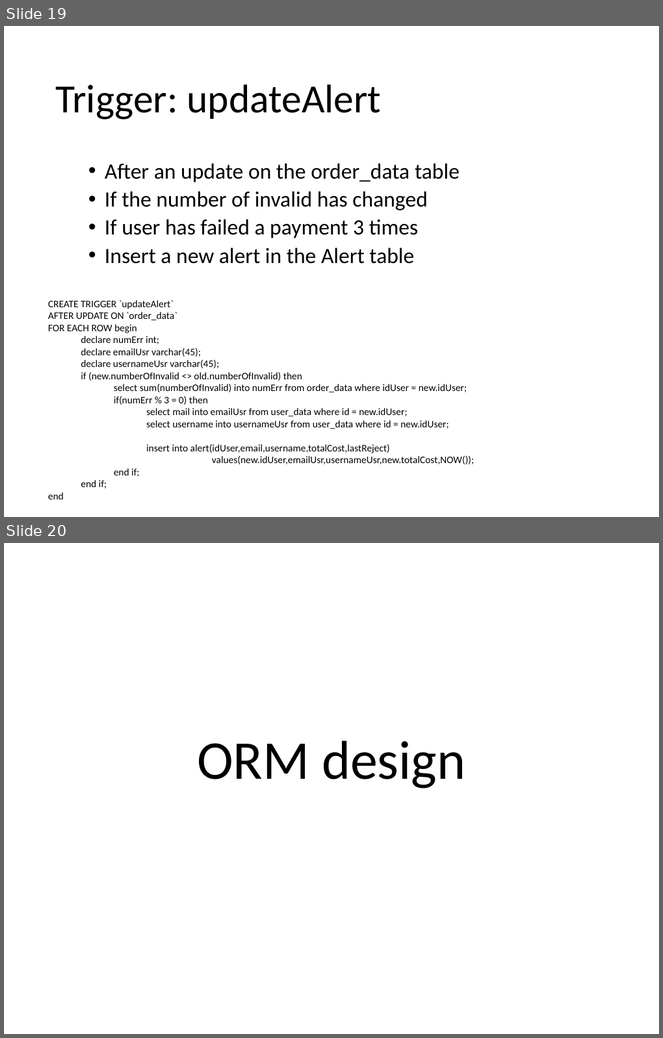
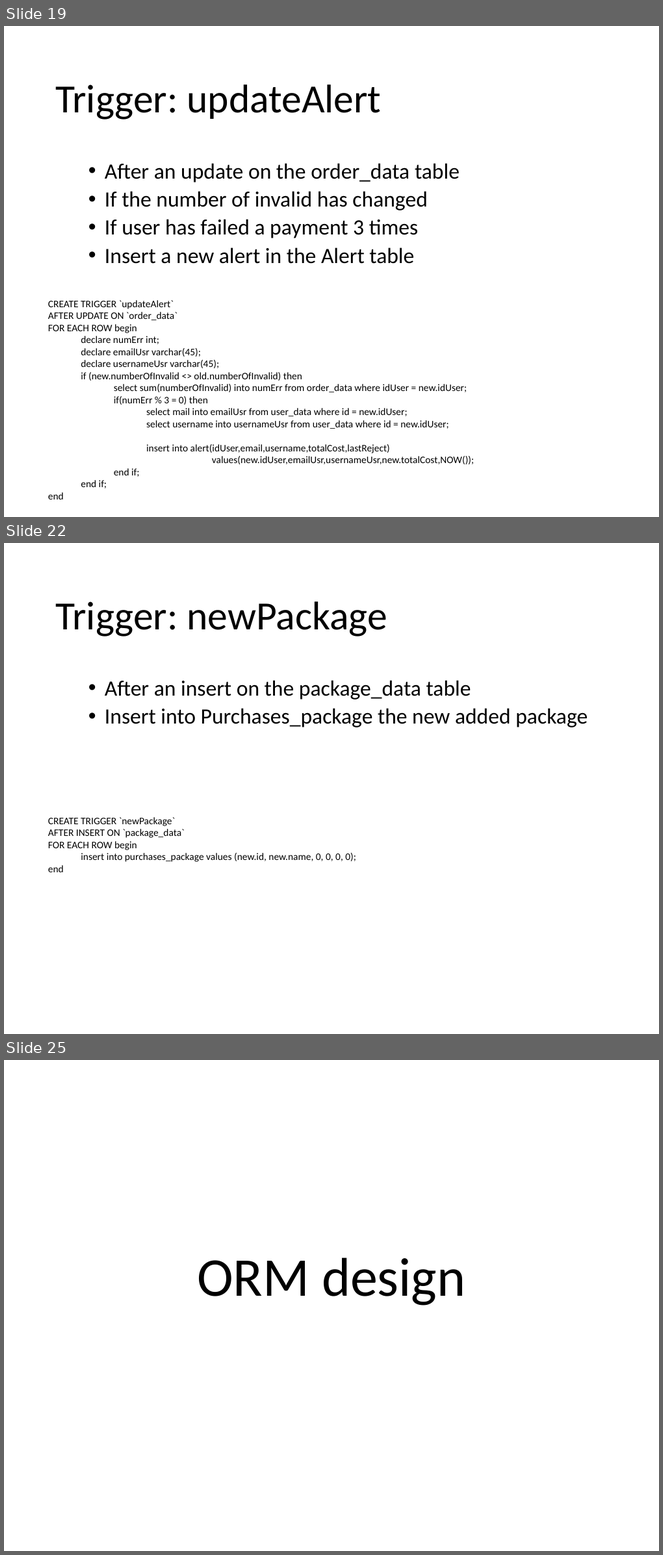
Before and after one commit to CanaliDavide/ProjectBD2-CanaliCordioli, a slide deck: TemplateProjectDocumentation.pptx. Shown one above the other, each under a label of ours: slides 19 and 20 before the commit, slides 19, 22 and 25 after it; the slides between them are not shown. The pictures are 663x1038 and 663x1555 pixels, drawn with LibreOffice and Linux fonts; fonts in the diff are those of the drawing. Boxes give left, top, right and bottom in pixels: in the first picture for what was removed or moved away, otherwise in the second. Text is boxed around its words. In the diff, an @@ line names an element or a change of style, - is before the commit and + after.

Commit message:
all trigger

```diff
--- a/TemplateProjectDocumentation.pptx
+++ b/TemplateProjectDocumentation.pptx
@@ slide 22 added at bbox=[4, 543, 659, 1034], background #FFFFFF @@
@@ title added at bbox=[55, 601, 388, 637], 44 pt, text #000000 @@
+Trigger: newPackage
@@ text added at bbox=[105, 680, 588, 728], 24 pt, text #000000 @@
+  • After an insert on the package_data table
+  • Insert into Purchases_package the new added package
@@ text added at bbox=[48, 817, 356, 873], 11 pt, text #000000 @@
+CREATE TRIGGER `newPackage`
+AFTER INSERT ON `package_data`
+FOR EACH ROW begin
+  insert into purchases_package values (new.id, new.name, 0, 0, 0, 0);
+end
@@ what was slide 20 is now slide 25 @@
```
Also in this commit, not shown: 4 other slides added.
